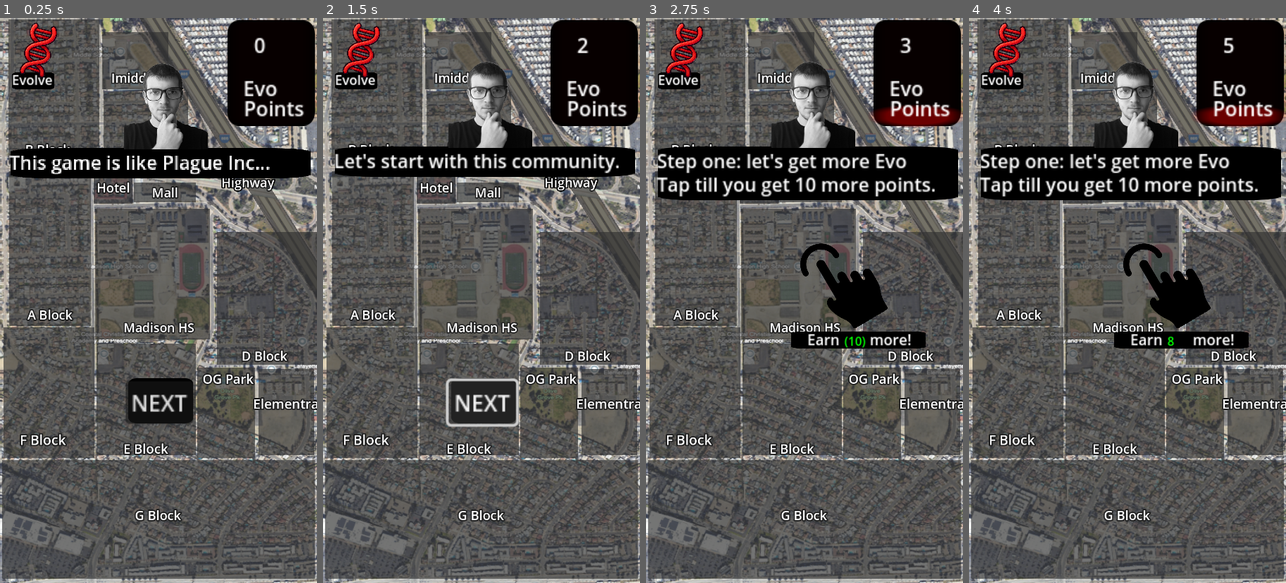
Above: before the commit, frames 1-4 (left to right).
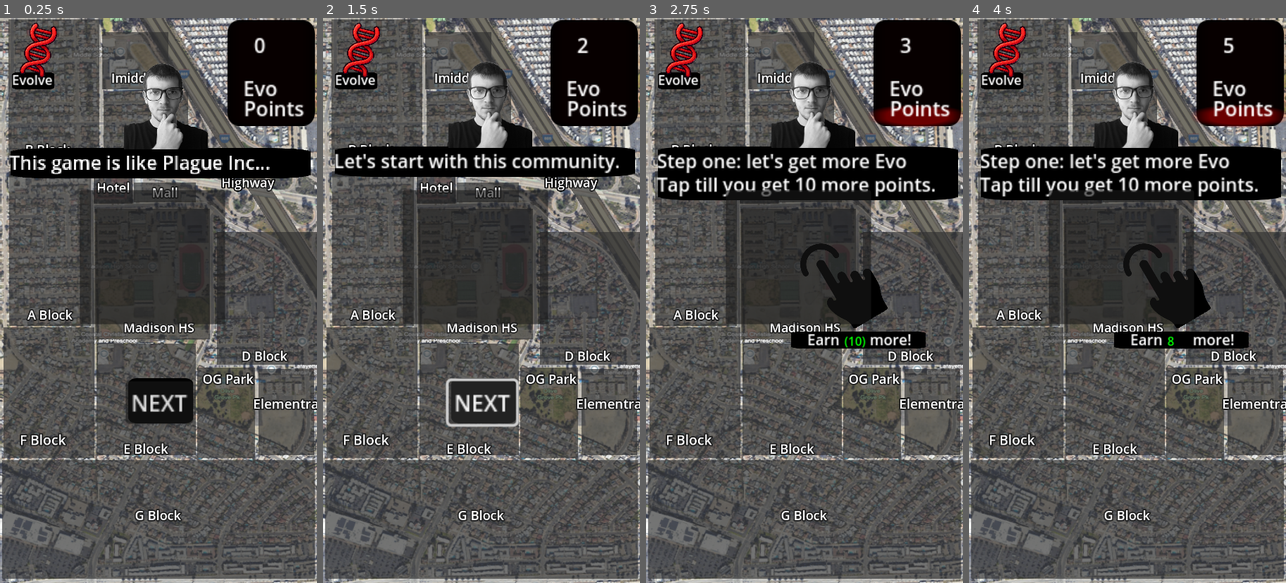
Above: after the commit, the same moments.

Repository: had2020/Slient_Killer
Game: Godot game, scene res://levels/world.tscn
Same seed, same stepped clock (60 frames per second), same inputs: the game is played once before the commit and once after it. Sound files missing from this copy of the repository are replaced by a short silence.
Inputs (mouse positions are in pixels of both pictures, inside the frame that each line leads up to):
- Up to frame 1 (0.25 s): no input
- Up to frame 2 (1.5 s): click "NEXT" at 0.5 s; click "NEXT" at 1.25 s
- Up to frame 3 (2.75 s): click "NEXT" at 2 s
- Up to frame 4 (4 s): tap Enter at 2.75 s; move the mouse to (1197, 272) at 2.77 s; press the mouse at (1197, 272) at 2.78 s; tap Space at 3.5 s; move the mouse to (1064, 328) at 3.52 s; release the mouse at (1064, 328) at 3.53 s; click (1064, 328) at 3.6 s

The runs differ from the first frame. In frame 1, 10% of the frame differs, in the area x 25-72%, y 30-55%; in frame 2, 10%; in frame 3, 8.3%; in frame 4, 8.3%.

Commit message:
updates

Diff:
--- a/slient_killer/code/GM.gd
+++ b/slient_killer/code/GM.gd
@@ -85,7 +85,7 @@
 			$Gui/story.visible = false;
 			$EPA_timer.start()
 
-# TODO game over and clear_messages() beforehand
+# TODO game over and clear_messages() beforehand, transfer user to gameover scene
 func _on_infection_timer_timeout() -> void:
 	$Timer_to_infect.start();
 	var children = $Gui/Zone_points.get_child_count();
--- /dev/null
+++ b/slient_killer/code/testing.gd
@@ -0,0 +1,9 @@
+extends Panel
+
+
+
+func _ready() -> void:
+	var size = self.get_rect()
+	var rand_x = randf_range(0, size.position.x)
+	var rand_y = randf_range(0, size.position.y)
+	var point_position = Vector2(rand_x, rand_y)
--- a/slient_killer/levels/tap_effect.tscn
+++ b/slient_killer/levels/tap_effect.tscn
@@ -1,7 +1,7 @@
 [gd_scene load_steps=3 format=3 uid="uid://dw06agq2vfml3"]
 
 [ext_resource type="Script" path="res://code/tap_effect.gd" id="1_fqul6"]
-[ext_resource type="Texture2D" uid="uid://d1bim5x8kow4f" path="res://assets/pictures/tap.png" id="2_rxwae"]
+[ext_resource type="Texture2D" uid="uid://d743d55apqy8" path="res://assets/pictures/circle.png" id="2_tw1oc"]
 
 [node name="Tap_effect" type="Control"]
 layout_mode = 3
@@ -19,7 +19,8 @@
 autostart = true
 
 [node name="Sprite2D" type="Sprite2D" parent="."]
-scale = Vector2(0.2, 0.2)
-texture = ExtResource("2_rxwae")
+modulate = Color(0, 1, 1, 1)
+scale = Vector2(0.1, 0.1)
+texture = ExtResource("2_tw1oc")
 
 [connection signal="timeout" from="Timer" to="." method="_on_timer_timeout"]
--- a/slient_killer/levels/world.tscn
+++ b/slient_killer/levels/world.tscn
@@ -31,6 +31,7 @@
 [ext_resource type="Texture2D" uid="uid://ccdhovkc64p4e" path="res://assets/pictures/basketball.png" id="21_kfjr1"]
 [ext_resource type="Texture2D" uid="uid://nfc06vrpj1hh" path="res://assets/pictures/dragon.png" id="21_ox7aa"]
 [ext_resource type="AudioStream" uid="uid://cb5s26pjb0f8o" path="res://assets/Sounds/news.mp3" id="26_rspcm"]
+[ext_resource type="Script" path="res://code/testing.gd" id="27_ap2km"]
 
 [sub_resource type="ProceduralSkyMaterial" id="ProceduralSkyMaterial_w32yo"]
 sky_top_color = Color(1, 1, 1, 1)
@@ -67,6 +68,11 @@
 [node name="World" type="Node3D"]
 transform = Transform3D(0.999402, 0, 0, 0, 0.999402, 0, 0, 0, 0.999402, 0, 0, 0)
 script = ExtResource("1_i8ckm")
+
+[node name="DirectionalLight3D" type="DirectionalLight3D" parent="."]
+transform = Transform3D(-0.866023, -0.433016, 0.250001, 0, 0.499998, 0.866027, -0.500003, 0.749999, -0.43301, 0, 0, 0)
+light_energy = 0.0
+shadow_enabled = true
 
 [node name="WorldEnvironment" type="WorldEnvironment" parent="."]
 environment = SubResource("Environment_i8ckm")
@@ -612,7 +618,7 @@
 text = "-%10"
 
 [node name="Timer" type="Timer" parent="Gui/News/EPA_filters"]
-wait_time = 2.0
+wait_time = 3.5
 one_shot = true
 
 [node name="textblob9" type="Label" parent="Gui/News/EPA_filters"]
@@ -2757,6 +2763,15 @@
 z_index = -1
 position = Vector2(9.99304, -128.716)
 texture = ExtResource("12_yfe8t")
+
+[node name="Panel" type="Panel" parent="Gui"]
+layout_mode = 0
+offset_left = 162.0
+offset_top = 350.0
+offset_right = 360.0
+offset_bottom = 532.0
+scale = Vector2(1.50357, 1.50357)
+script = ExtResource("27_ap2km")
 
 [node name="zones" type="Node3D" parent="."]
 
Binary file added: slient_killer/assets/pictures/circle.png
Not shown, added: slient_killer/assets/pictures/circle.png.import
Not shown: 1 places in slient_killer/levels/world.tscn that only renumber resources
